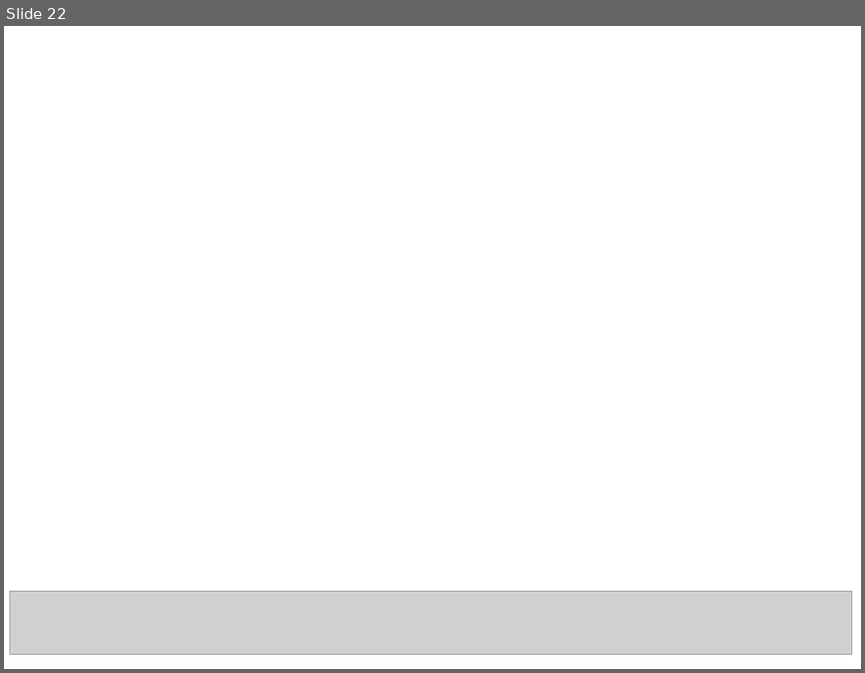
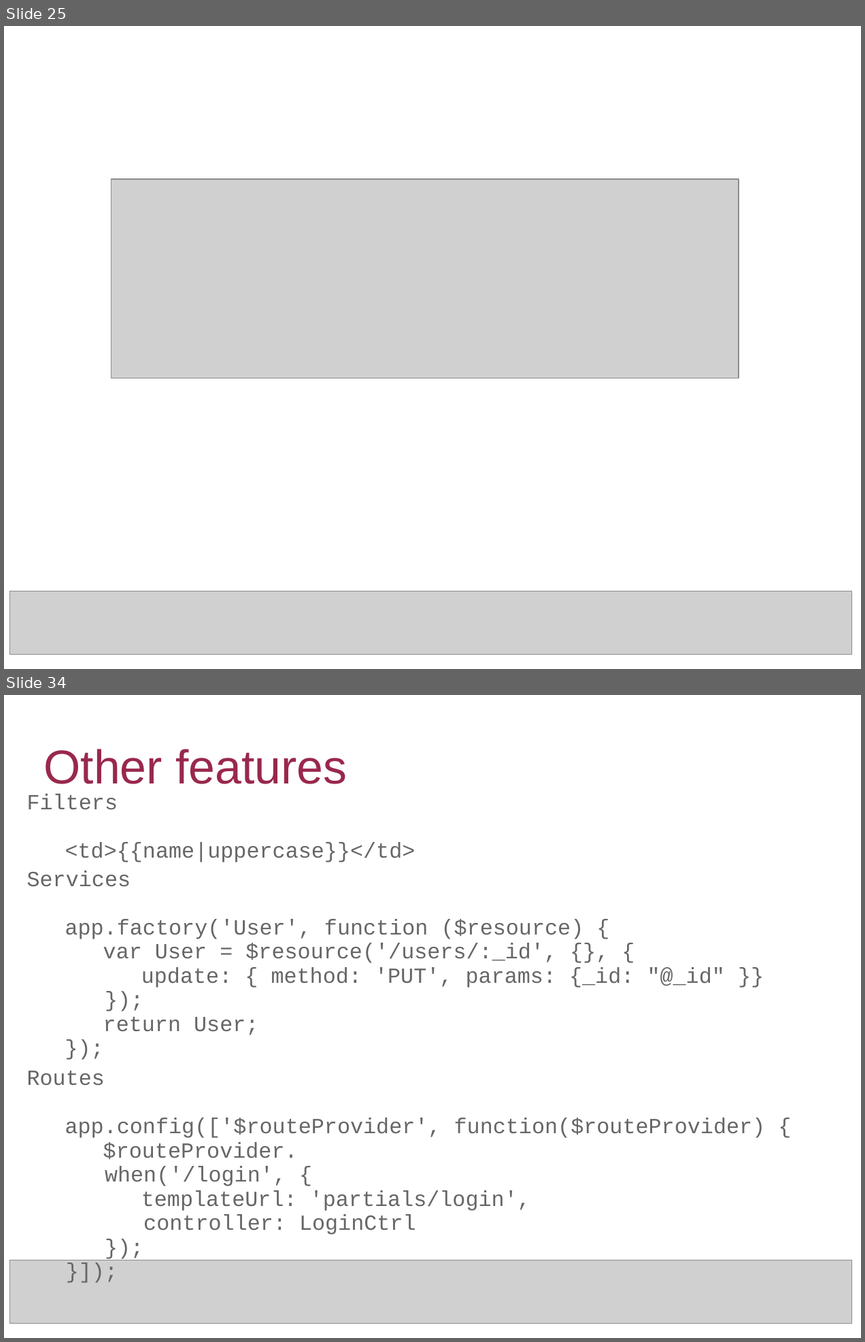
Before and after one commit to becevka/amigo, a slide deck: amigo.ppt. Shown one above the other, each under a label of ours: slide 22 before the commit, slides 25 and 34 after it; the slides between them are not shown. The pictures are 865x673 and 865x1342 pixels, drawn with LibreOffice and Linux fonts; fonts in the diff are those of the drawing; grey boxes stand for pictures. Boxes give left, top, right and bottom in pixels: in the first picture for what was removed or moved away, otherwise in the second. Text is boxed around its words. In the diff, an @@ line names an element or a change of style, - is before the commit and + after.

```diff
--- a/amigo.ppt
+++ b/amigo.ppt
@@ slide 34 added at [4, 695, 861, 1338], background #FFFFFF @@
@@ title added at [43, 749, 347, 784], 44 pt, text #99284C @@
+Other features
@@ text added at [27, 794, 415, 862], 20 pt, text #666666 @@
+Filters
+<td>{{name|uppercase}}</td>
@@ text added at [27, 870, 725, 1035], 20 pt, text #666666 @@
+Services
+app.factory('User', function ($resource) {
+var User = $resource('/users/:_id', {}, {
+update: { method: 'PUT', params: {_id: "@_id" }}
+});
+return User;
+});
@@ text added at [27, 1070, 766, 1234], 20 pt, text #666666 @@
+Routes
+app.config(['$routeProvider', function($routeProvider) {
+$routeProvider.
+when('/login', {
+templateUrl: 'partials/login',
+controller: LoginCtrl
+});
+}]);
@@ picture added at [10, 1259, 852, 1323] @@
@@ what was slide 22 is now slide 25 @@
@@ slide 25 changed as well @@
@@ picture added at [111, 179, 738, 378] @@
```
Also in this commit, not shown: 16 other slides changed, 17 other slides added, 2 other files.
